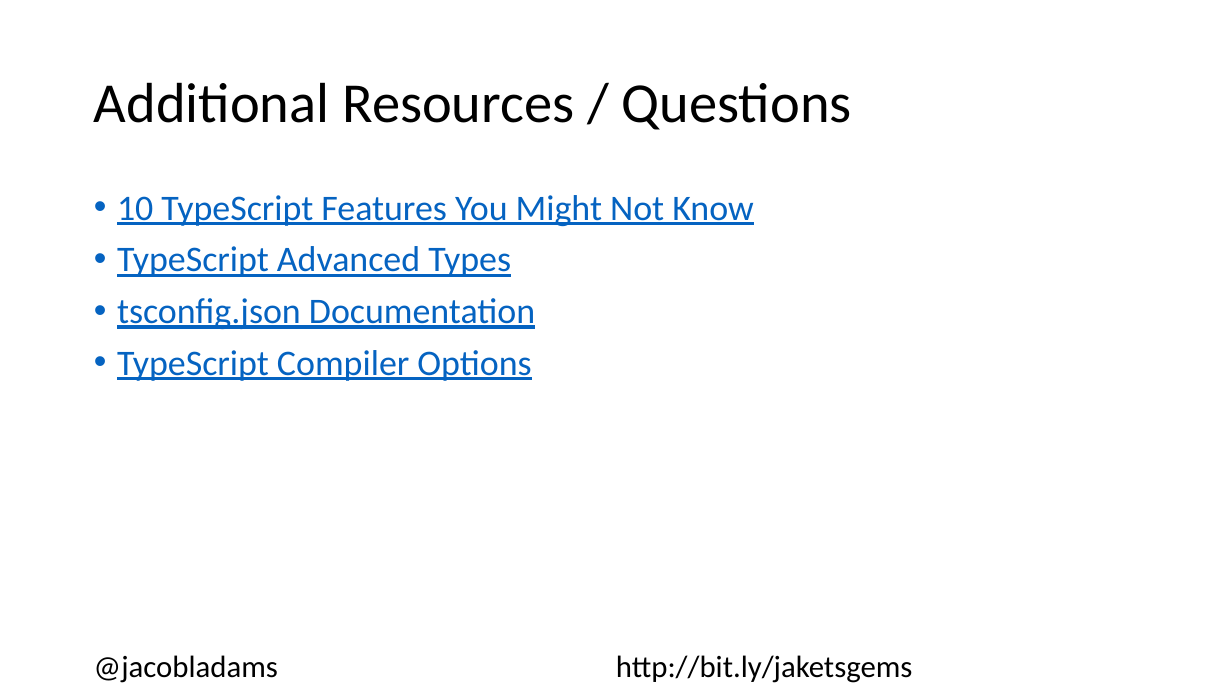
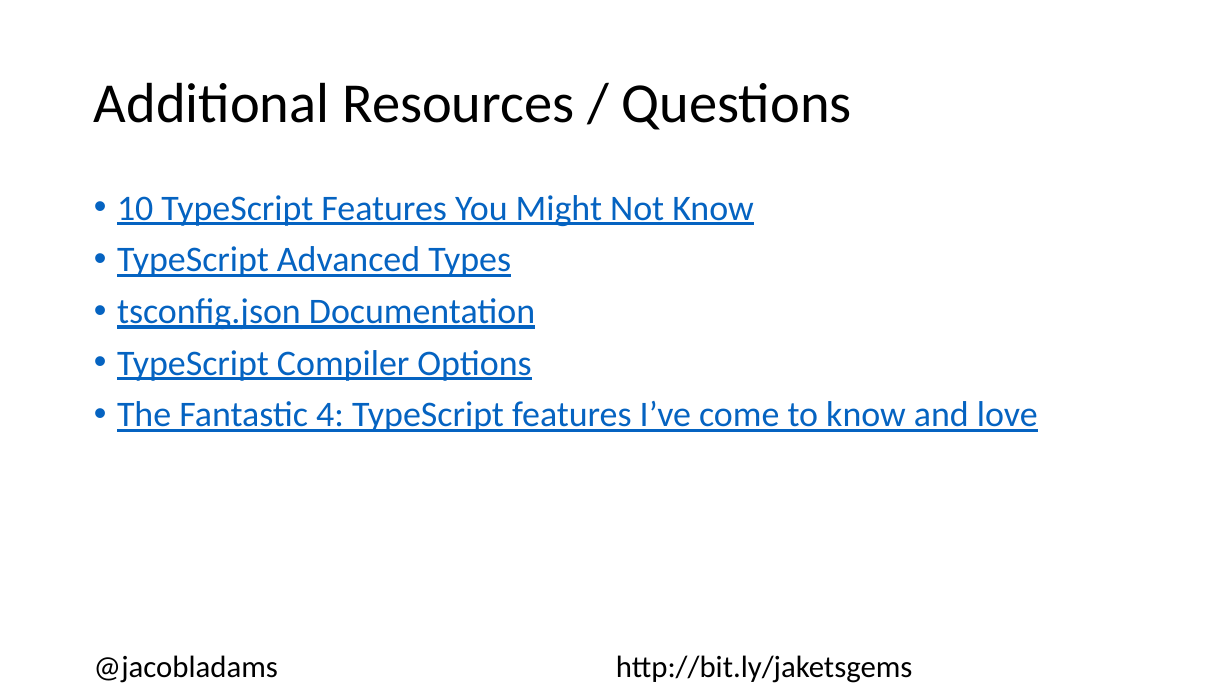
Before and after one commit to jacobladams/hidden-gems-in-typescript-presentation, a slide deck: slide 14 of Hidden Gems In TypeScript.pptx. Drawn at 1232x693 pixels with LibreOffice and Linux fonts; fonts in the diff are those of the drawing. Boxes give left, top, right and bottom in pixels: in the first picture for what was removed or moved away, otherwise in the second. Text is boxed around its words. In the diff, an @@ line names an element or a change of style, - is before the commit and + after.

Commit message:
Added additional resources

```diff
--- a/Hidden Gems In TypeScript.pptx
+++ b/Hidden Gems In TypeScript.pptx
@@ text at bbox=[117, 401, 1038, 432]: paragraph added @@
+• The Fantastic 4: TypeScript features I’ve come to know and love
```
